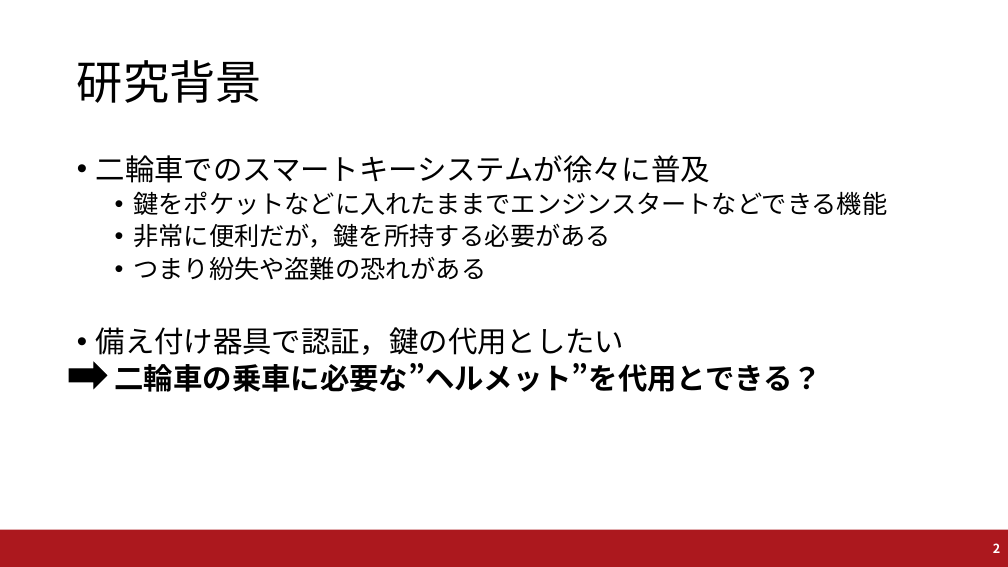
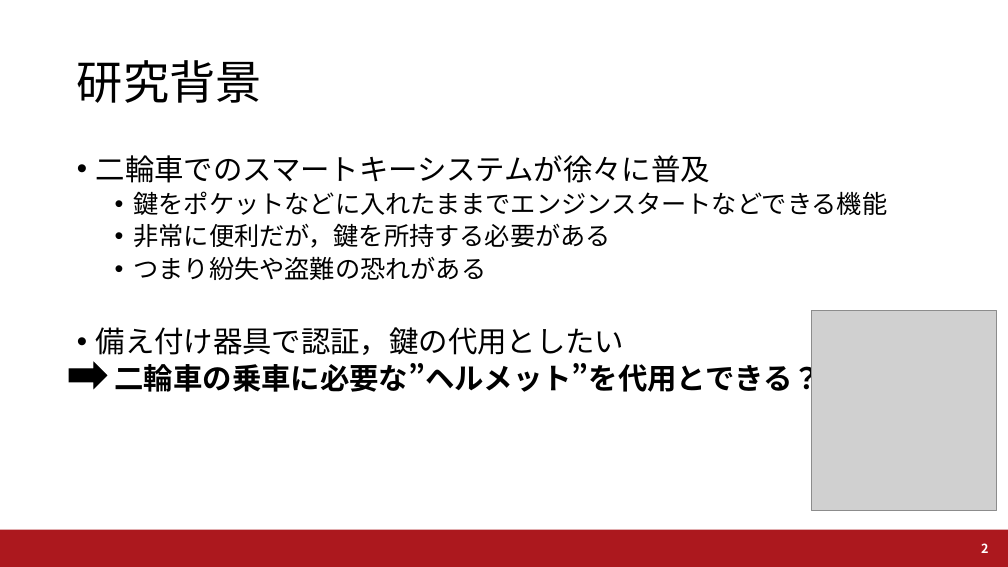
Before and after one commit to a2h1r0/lab, a slide deck: slide 2 of UWW2019/UWW2019_Fujii.pptx. Drawn at 1008x567 pixels with LibreOffice and Linux fonts; fonts in the diff are those of the drawing; grey boxes stand for pictures; background and template pictures are left out. Boxes give left, top, right and bottom in pixels: in the first picture for what was removed or moved away, otherwise in the second. Text is boxed around its words. In the diff, an @@ line names an element or a change of style, - is before the commit and + after.

```diff
--- a/UWW2019/UWW2019_Fujii.pptx
+++ b/UWW2019/UWW2019_Fujii.pptx
@@ picture added at bbox=[811, 310, 997, 510] @@
@@ page number: place and size @@
-page number at bbox=[993, 543, 1000, 553]
+page number at bbox=[981, 543, 988, 553]
```
Also in this commit, not shown: 3 other slides changed, 1 slide added, 5 other files.
